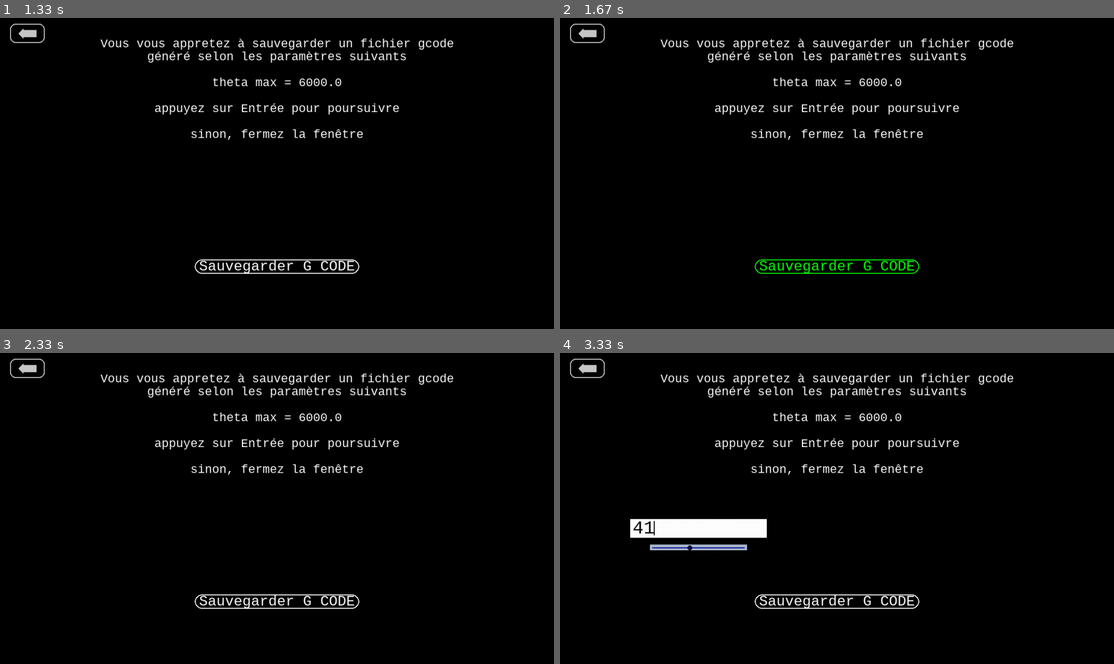
Above: before the commit, frames 1-4 (two rows, left to right).
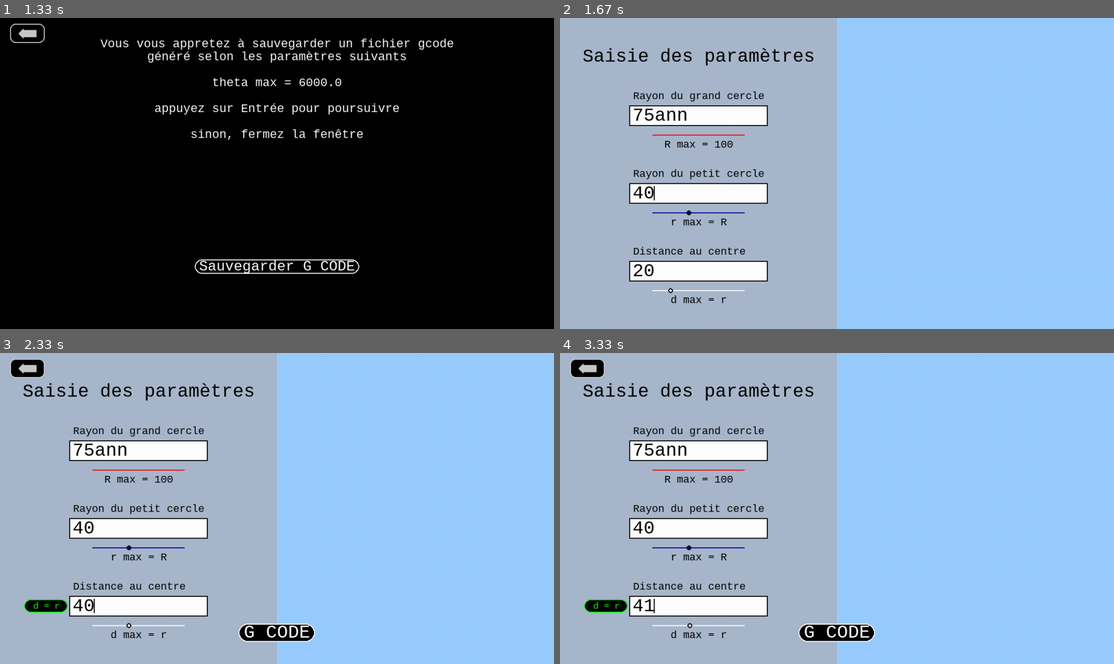
Above: after the commit, the same moments.

Repository: Nashoba1er/SPIROGRAPHE
Game: pygame game, started from logiciel spirographe.py
The game is run twice, just before and just after one commit, with the same random seed, the same clock (stepped at 60 frames per second) and the same inputs.
Inputs (mouse positions are in pixels of both pictures, inside the frame that each line leads up to):
- Up to frame 1 (1.33 s): click "Cercle dans Cercle" at 0.38 s; type "ann" at 0.67 s; tap Enter at 1 s; click "G CODE" at 1.27 s
- Up to frame 2 (1.67 s): click "Sauvegarder G CODE" at 1.6 s
- Up to frame 3 (2.33 s): click (44, 604) at 1.93 s, where only the run after the commit has a clickable "d = r"; tap Enter at 2.22 s
- Up to frame 4 (3.33 s): hold Up from 3.22 s (still down)

Frame 1 is identical in both runs. In frame 2, 99% of the frame differs, in the area x 0-100%, y 0-100%; in frame 3, 98%; in frame 4, 97%.

Commit message:
correction de la partie de papis

Diff:
--- a/logiciel spirographe.py
+++ b/logiciel spirographe.py
@@ -1534,6 +1534,9 @@
             p = 35,
             Rsphere = 175
         )
+        run_g_code = False
+        menu_cercle_dans_cercle_init(lines)
+        ecrit(current_line)
     if return_arrow(pos):
         run_g_code = False
 
@@ -1656,6 +1659,8 @@
                                         grand_r = 100,
                                         p = 35,
                                         Rsphere = 175)
+                                    menu_cercle_dans_cercle_init(lines)
+                                    ecrit(current_line)
                                 if Pyevent.type == MOUSEBUTTONDOWN:
                                     clic_g_code(Pyevent.pos)
                                 if Pyevent.type == MOUSEMOTION:
